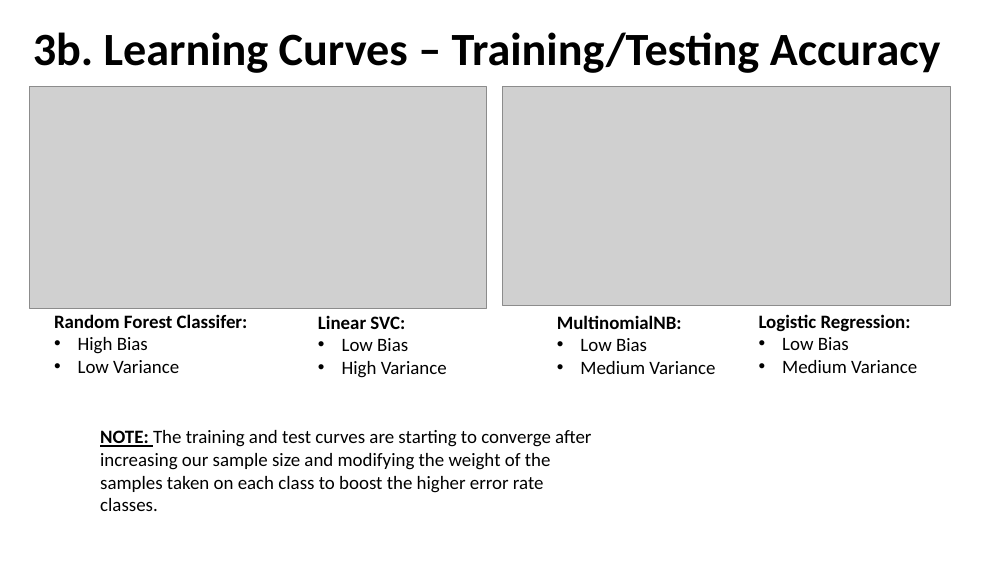
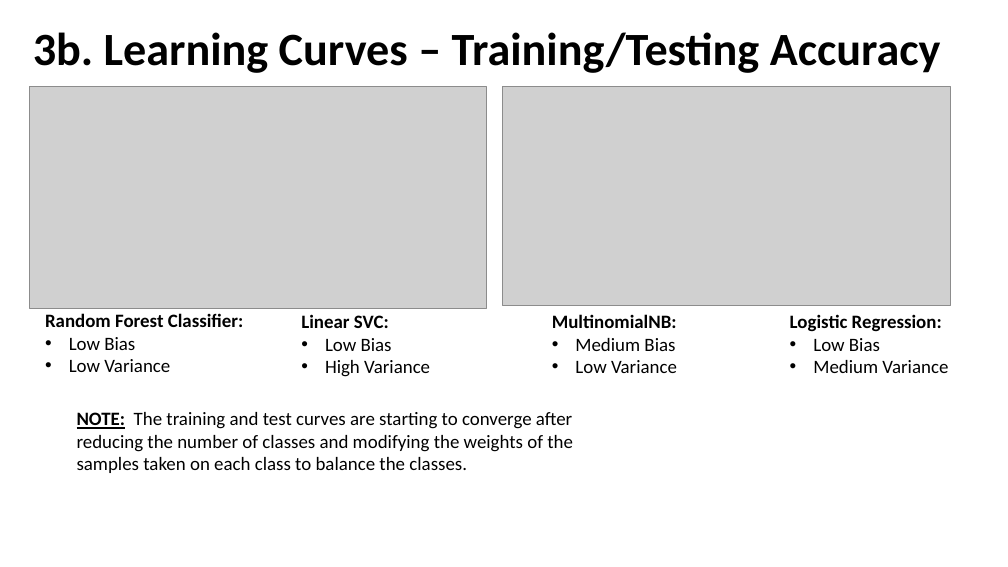
Before and after one commit to CSML1010-3-2020/NLPCourseProject, a slide deck: slide 12 of Milestone02.pptx. Drawn at 1008x567 pixels with LibreOffice and Linux fonts; fonts in the diff are those of the drawing; grey boxes stand for pictures. Boxes give left, top, right and bottom in pixels: in the first picture for what was removed or moved away, otherwise in the second. Text is boxed around its words. In the diff, an @@ line names an element or a change of style, - is before the commit and + after.

```diff
--- a/Milestone02.pptx
+++ b/Milestone02.pptx
@@ text "Random Forest Classifier:": place and size @@
-text "Random Forest Classifier:" at (54, 314, 248, 373)
+text "Random Forest Classifier:" at (45, 313, 244, 372)
@@ text at (45, 313, 244, 350): text changed @@
-Random Forest Classifer:
-• High Bias
+Random Forest Classifier:
+• Low Bias
@@ text "Linear SVC:": place and size @@
-text "Linear SVC:" at (318, 316, 447, 378)
+text "Linear SVC:" at (301, 314, 430, 377)
@@ text "Logistic Regression:": place and size @@
-text "Logistic Regression:" at (759, 314, 917, 373)
+text "Logistic Regression:" at (790, 314, 948, 373)
@@ text at (575, 338, 677, 373): text changed @@
-• Low Bias
-• Medium Variance
+• Medium Bias
+• Low Variance
@@ text at (77, 412, 573, 473): text changed @@
-NOTE: The training and test curves are starting to converge after increasing our sample size and modifying the weight of the samples taken on each class to boost the higher error rate classes.
+NOTE: The training and test curves are starting to converge after reducing the number of classes and modifying the weights of the samples taken on each class to balance the classes.
```
Also in this commit, not shown: 8 other slides changed.
